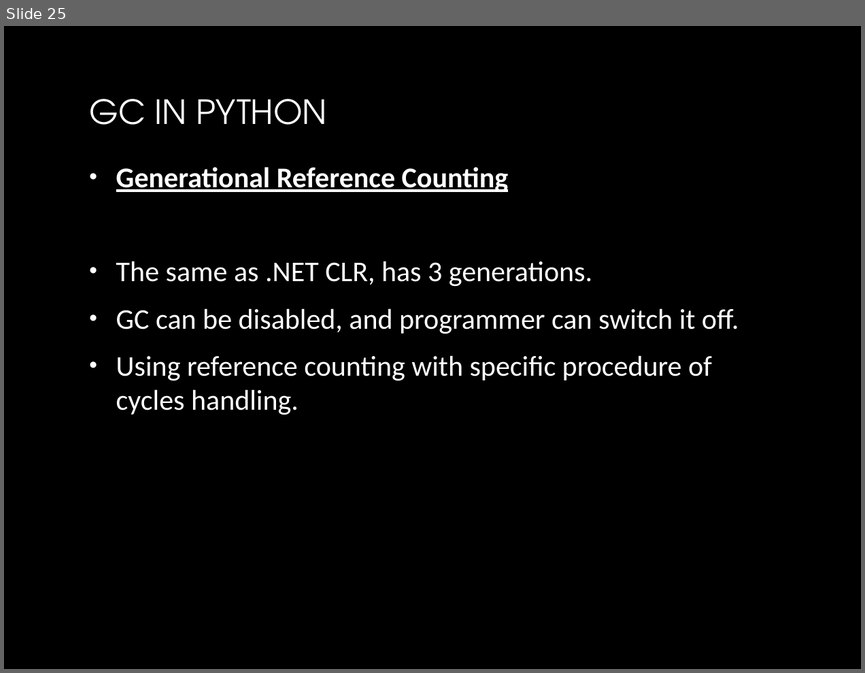
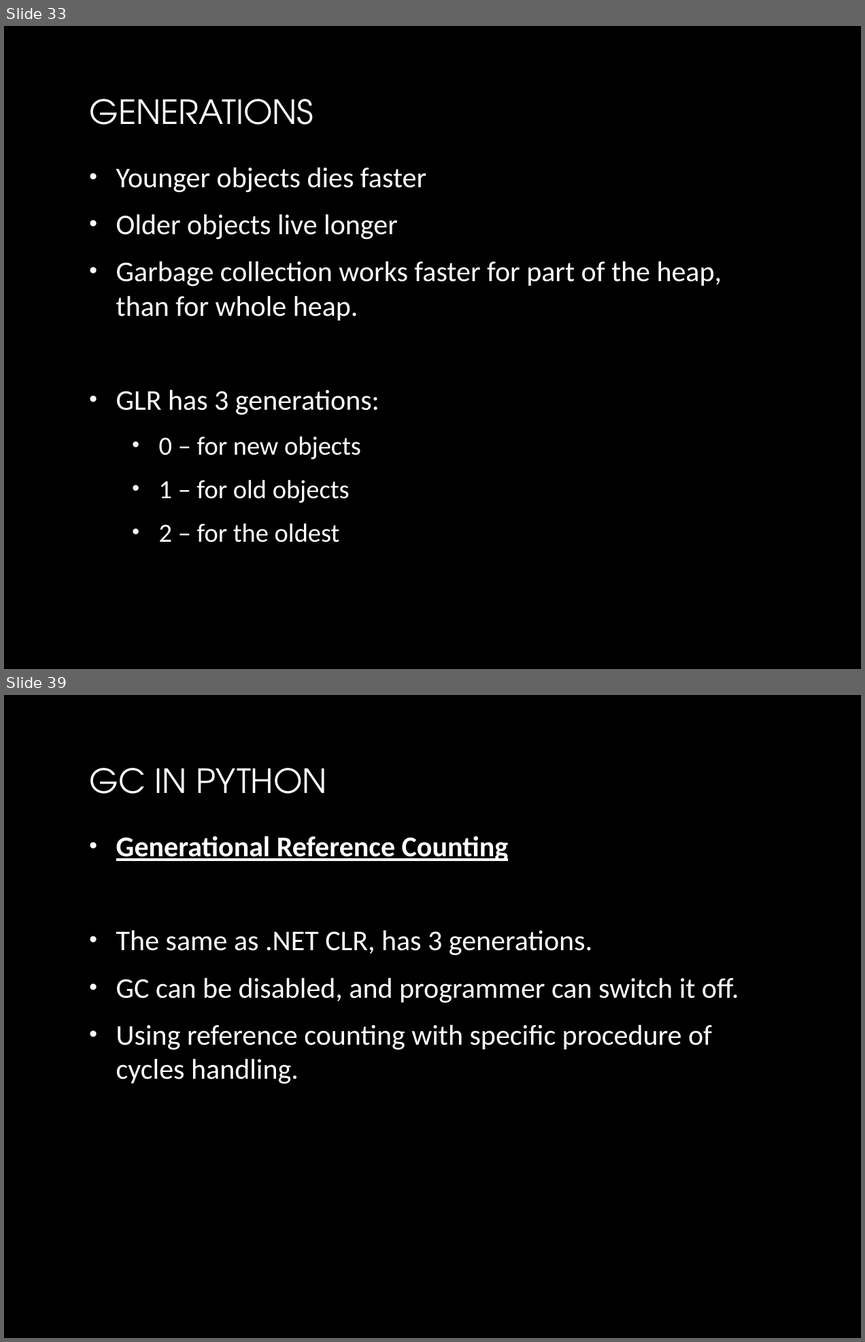
Before and after one commit to yuriyshapovalov/slides, a slide deck: ppt/Garbage collection in dotnet.pptx. Shown one above the other, each under a label of ours: slide 25 before the commit, slides 33 and 39 after it; the slides between them are not shown. The pictures are 865x673 and 865x1342 pixels, drawn with LibreOffice and Linux fonts; fonts in the diff are those of the drawing; background and template pictures are left out. Boxes give left, top, right and bottom in pixels: in the first picture for what was removed or moved away, otherwise in the second. Text is boxed around its words. In the diff, an @@ line names an element or a change of style, - is before the commit and + after.

Commit message:
Updated presentation about garbage collection in .net

```diff
--- a/ppt/Garbage collection in dotnet.pptx
+++ b/ppt/Garbage collection in dotnet.pptx
@@ slide 33 added at bbox=[4, 26, 861, 669], background picture (left out) @@
@@ title added at bbox=[89, 99, 313, 125], 28 pt, text gradient #FFFFFF to #BFBFBF @@
+GENERATIONS
@@ text added at bbox=[116, 167, 722, 542], 24 pt, text gradient #FFFFFF to #BFBFBF @@
+• Younger objects dies faster
+• Older objects live longer
+• Garbage collection works faster for part of the heap, than for whole heap.
+• GLR has 3 generations:
+  • 0 – for new objects
+  • 1 – for old objects
+  • 2 – for the oldest
@@ what was slide 25 is now slide 39 @@
```
Also in this commit, not shown: 2 slides changed, 18 other slides added, 3 slides removed, 1 other file.
